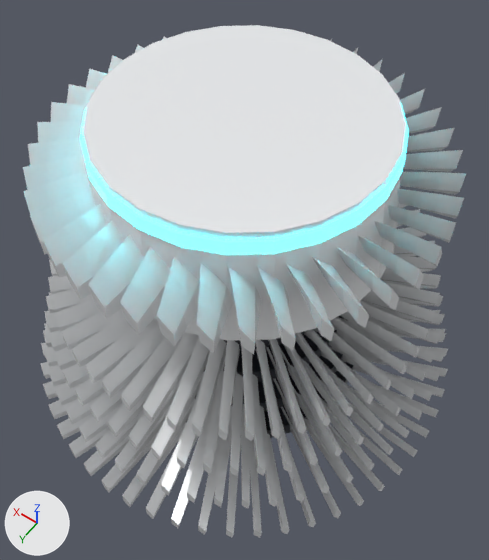
A saved change to the glTF model public/models/items/turbinerotor_space.glb.
Both versions are drawn from a camera (50 mm lens) standing at (-0.159, 0.223, 0.44) and looking at (-0.006, 0.009, 0.103). Arrows for +X, +Y and +Z are at lower left; the lights stay in place. The older version comes first. Vertices at exactly the same position are counted once.

The scene before the commit, as lines of its bpy script (objects in view):
```python
me_turbinerotor_space = bpy.data.meshes.new('turbinerotor_space')
me_turbinerotor_space.from_pydata(...)  # 4471 vertices, 7896 faces; spans x -0.144..0.144, y -0.144..0.144, z 0.0..0.224
# faces by material slot: [7264, 440, 192]
me_turbinerotor_space.materials.append(mat_white)  # white #eef0f2
me_turbinerotor_space.materials.append(mat_gunmetal)  # dark grey #3b4048
me_turbinerotor_space.materials.append(mat_glow)  # cyan #3ff0ff, glowing cyan #3ff0ff
ob_turbinerotor_space = bpy.data.objects.new('turbinerotor_space', me_turbinerotor_space)
ob_turbinerotor_space.location = (0.0, 0.0, 0.0)
```
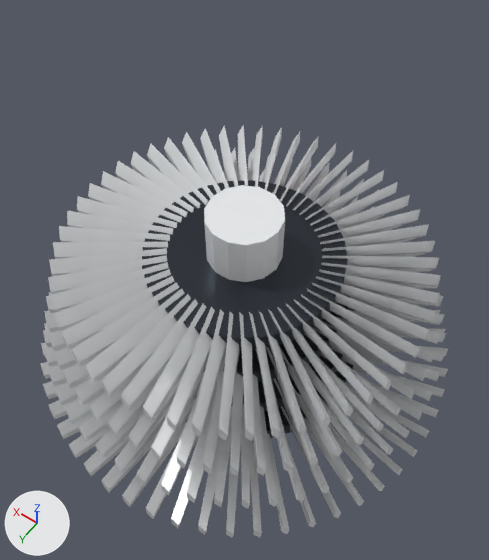
What differs and where, as boxes [x1, y1, x2, y2] in the pictures (489 x 560 px):
```json
{"object": "turbinerotor_space", "change": "reshaped", "before": [23, 25, 466, 538], "after": [40, 125, 448, 538], "on screen": "8% narrower, 19% shorter"}
{"part": 1, "of": "me_turbinerotor_space", "change": "deleted", "before": [23, 30, 466, 354]}
{"part": 2, "of": "me_turbinerotor_space", "change": "deleted", "before": [83, 25, 406, 341]}
{"part": 3, "of": "me_turbinerotor_space", "change": "recoloured", "after": [204, 185, 285, 282]}
```

Edits to the scene script, one JSON object a line:
```json
{"block": "me_turbinerotor_space", "where": "# used by ob_turbinerotor_space; location = (0.0, 0.0, 0.0)"}
{"op": "remove", "block": "me_turbinerotor_space", "code": "me_turbinerotor_space.from_pydata(...)  # 4471 vertices, 7896 faces; spans x -0.144..0.144, y -0.144..0.144, z 0.0..0.224"}
{"op": "remove", "block": "me_turbinerotor_space", "code": "me_turbinerotor_space.materials.append(mat_glow)  # cyan #3ff0ff, glowing cyan #3ff0ff"}
{"op": "add", "block": "me_turbinerotor_space", "code": "me_turbinerotor_space.from_pydata(...)  # 3686 vertices, 6488 faces; spans x -0.144..0.144, y -0.144..0.144, z 0.0..0.152"}
{"block": "me_turbinerotor_space", "change": "me_turbinerotor_space part 1: 41 loose pieces with 736 vertices, spanning x -0.114..0.114, y -0.114..0.114, z 0.18..0.22, are deleted"}
{"block": "me_turbinerotor_space", "change": "me_turbinerotor_space part 2"}
{"block": "me_turbinerotor_space", "change": "49 vertices are removed from x -0.088..0.088, y -0.088..0.088, z 0.152..0.224"}
{"block": "me_turbinerotor_space", "change": "96 faces are deleted"}
{"block": "me_turbinerotor_space", "change": "me_turbinerotor_space part 3: 56 faces spanning x -0.024..0.024, y -0.023..0.023, z 0.0..0.152 switch from mat_gunmetal (dark grey #3b4048) to mat_white (white #eef0f2)"}
```
